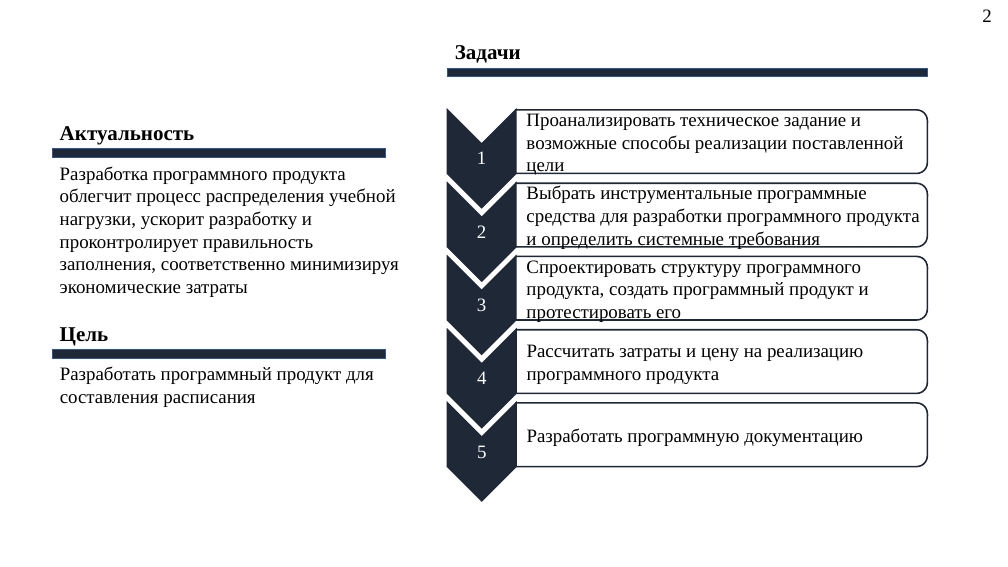
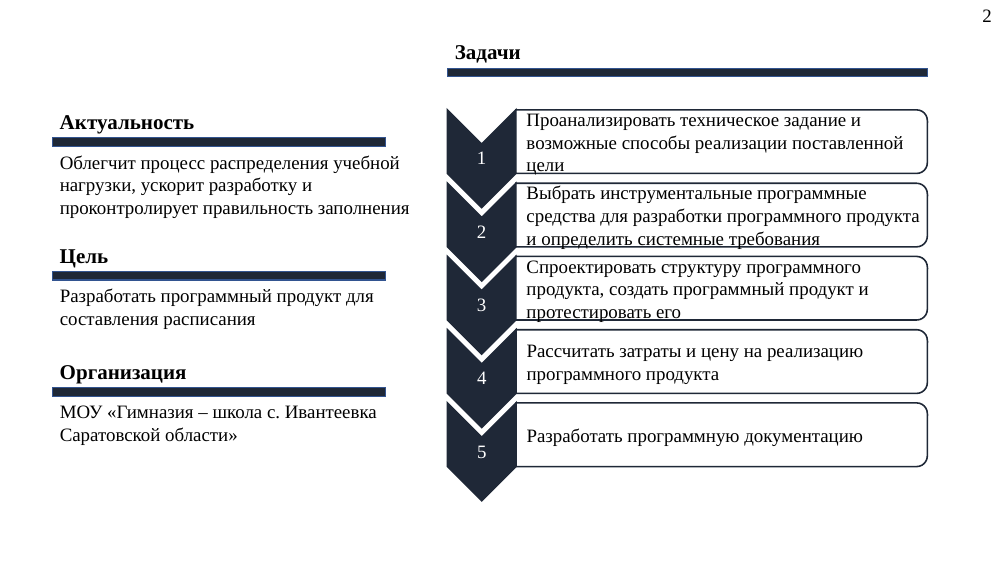
Before and after one commit to AlexeyBQS/Examwork, a slide deck: slide 2 of Presentation/Презентация.pptx. Drawn at 1008x567 pixels with LibreOffice and Linux fonts; fonts in the diff are those of the drawing; background and template pictures are left out. Boxes give left, top, right and bottom in pixels: in the first picture for what was removed or moved away, otherwise in the second. Text is boxed around its words. In the diff, an @@ line names an element or a change of style, - is before the commit and + after.

```diff
--- a/Presentation/Презентация.pptx
+++ b/Presentation/Презентация.pptx
@@ text "Актуальность": place and size @@
-text "Актуальность" at box(60, 126, 195, 145)
+text "Актуальность" at box(60, 115, 195, 134)
@@ rectangle: place and size @@
-rectangle at box(52, 149, 385, 157)
+rectangle at box(52, 138, 385, 146)
@@ text at box(60, 155, 410, 218): text changed @@
-Разработка программного продукта облегчит процесс распределения учебной нагрузки, ускорит разработку и проконтролирует правильность заполнения, соответственно минимизируя экономические затраты
+Облегчит процесс распределения учебной нагрузки, ускорит разработку и проконтролирует правильность заполнения
@@ 2 texts, 1 rectangle: place and size @@
-2 texts, 1 rectangle at box(52, 327, 385, 407)
+2 texts, 1 rectangle at box(52, 249, 385, 329)
@@ rectangle added at box(52, 388, 385, 396), fill #1F2837, outline #325491 1 pt @@
@@ text added at box(60, 365, 187, 384), 20 pt, text #000000, bold @@
+Организация
@@ text added at box(60, 405, 377, 445), 18 pt, text #000000 @@
+МОУ «Гимназия – школа с. Ивантеевка Саратовской области»
```
Also in this commit, not shown: 6 other slides changed, 5 slides added, 1 slide removed, 2 other files.
